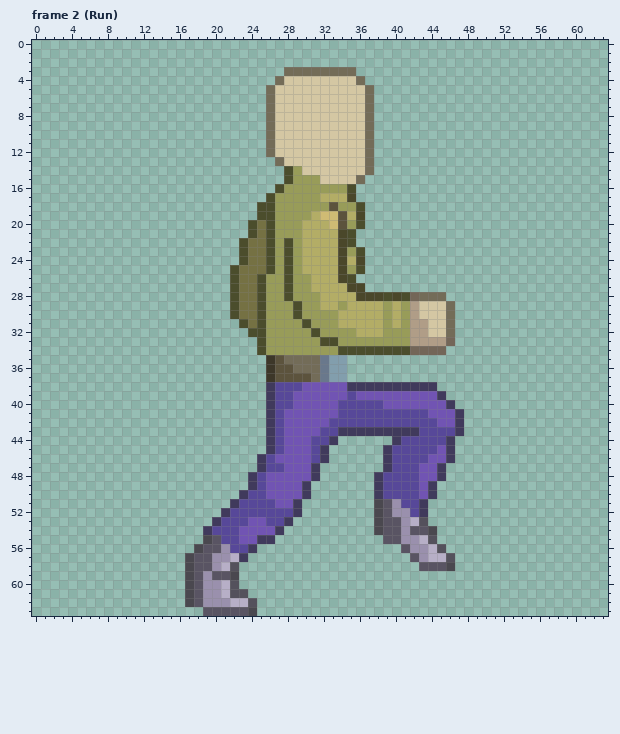
Pixel-art file, stored at Workfiles/newCharacter.aseprite. That is the earlier state.
64x64 pixels, 13 frames. Colours within 5 levels of each other are drawn and written as one. Shown: frame 2 (Run). The commit also changed other frames, which this record leaves out.
And afterwards:
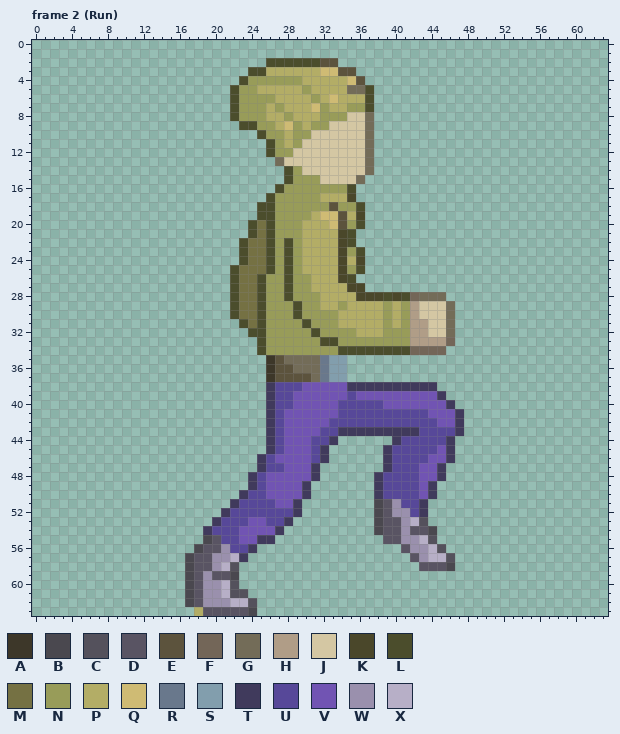
Palette (. is transparent): A #3d3729  B #4a484f  C #54515c  D #595463  E #5c533d  F #736658  G #736c58  H #b09d87  J #d4c7a3  K #4a472a  L #4b4d2c  M #757143  N #989c59  P #b3ad66  Q #cfbb74  R #69788c  S #829ead  T #403a5c  U #574899  V #7154b3  W #9a90ad  X #b7afc7
The edit:
layer "newPosition" now shown
layer "hat" added
Changed rows in their new state; - is an unchanged pixel.
Frame 2 (Run), layers "hat", "newPosition":
first column x 22:
 2 ----LLLLLLEE----
 3 --LLPPPPPPQQEE--
 4 -LNNNNNNPPPPPQE-
 5 LNNPPPPPNPPPPGGL
 6 LNNNNPPPPNPQPPPL
 7 LNNNPNPPPQNPPNNL
 8 LNNNPPNPPPNNN---
 9 -LLNNPQNPNN-----
10 ---LNNPNN-------
11 ----LNPN--------
12 ----LNN---------
first column x 18:
63 P
Where, in picture pixels (left, top, right, bottom), the same in both pictures:
changed: (230, 58, 374, 157)
added: (194, 607, 203, 616)
